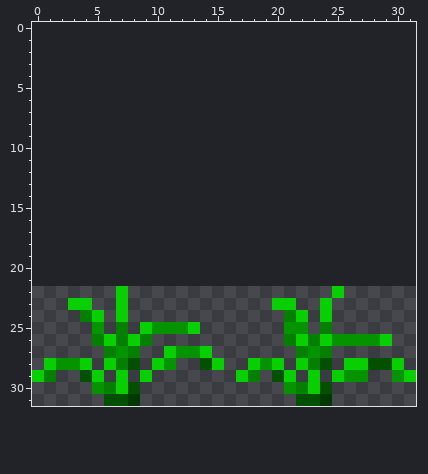
Edited in one commit: pixel-art sprite (assets/block/grass_sprite_sheet.png). This is how it looked before the edit.
The file is 32x10 pixels. The old version is drawn lined up with the new one, on the new canvas.
Once edited:
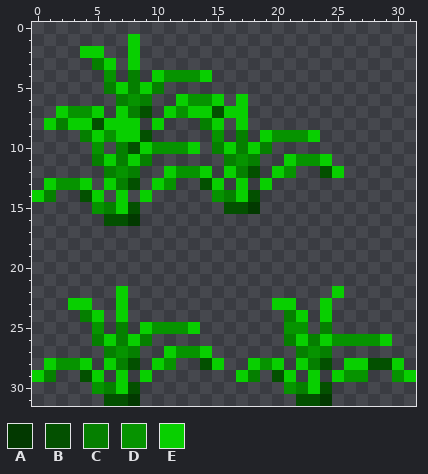
Palette (. is transparent): A #023900  B #035000  C #057f00  D #069300  E #08cf00
Changes in this commit:
canvas 32x10 -> 32x32, the old top-left corner now at 0,22
y 1: x 8 . -> E
y 2: x 4..5 .. -> EE; x 8 . -> E
y 3: x 5..6 .. -> CE; x 8 . -> E
y 4: x 6 . -> D; x 8 . -> C; x 10..14 ..... -> EDDDE
y 5: x 6..10 ..... -> CECEC
y 6: x 7..9 ... -> CDC; x 12..15 .... -> EDDE; x 17 . -> E
y 7: x 2..5 .... -> EDDE; x 7..9 ... -> ECB; x 11..17 ....... -> EDEEBEE
y 8: x 1..8 ........ -> ECEEBEEE; x 10 . -> E; x 14..15 .. -> CE; x 17 . -> E
y 9: x 4..9 ...... -> CEDEEB; x 15 . -> D; x 17 . -> C; x 19..23 ..... -> EDDDE
y 10: x 5 . -> D; x 7..13 ....... -> CBEDDDE; x 15..19 ..... -> CECEC
y 11: x 5..9 ..... -> CECEC; x 16..18 ... -> CDC; x 21..24 .... -> EDDE
y 12: x 6..8 ... -> CDC; x 11..14 .... -> EDDE; x 16..18 ... -> ECB; x 20..21 .. -> ED; x 24..25 .. -> BE
y 13: x 1..4 .... -> EDDE; x 6..8 ... -> ECB; x 10..11 .. -> ED; x 14..15 .. -> BE; x 17 . -> E; x 19 . -> E
y 14: x 0..1 .. -> EC; x 4..5 .. -> BE; x 7 . -> E; x 9 . -> E; x 15..18 .... -> DCEB
y 15: x 5..8 .... -> DCEB; x 16..18 ... -> BBA
y 16: x 6..8 ... -> BBA
Changed places in both pictures, as pixel boxes (x1, y1, x2, y2):
added: (32, 34, 344, 226)
